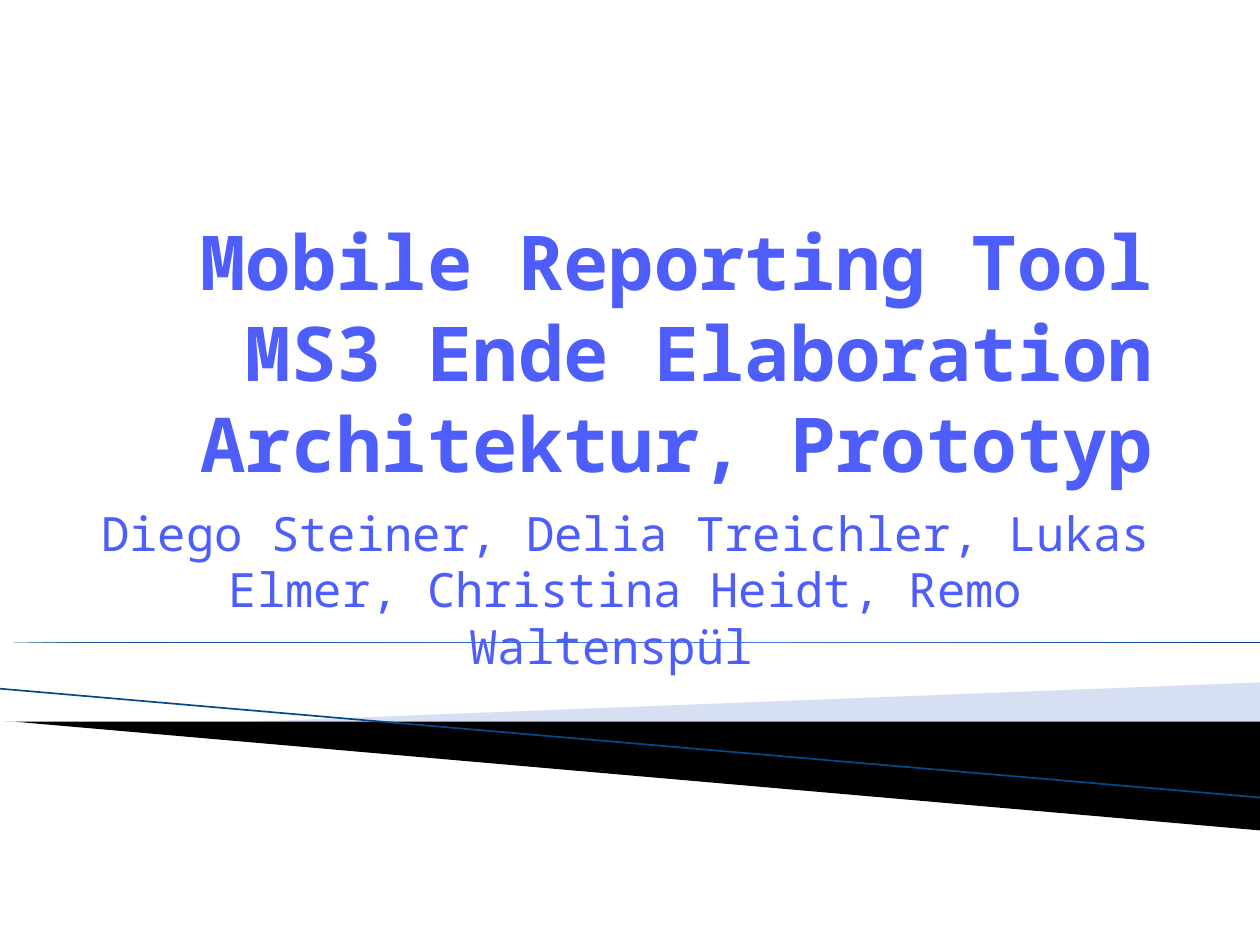
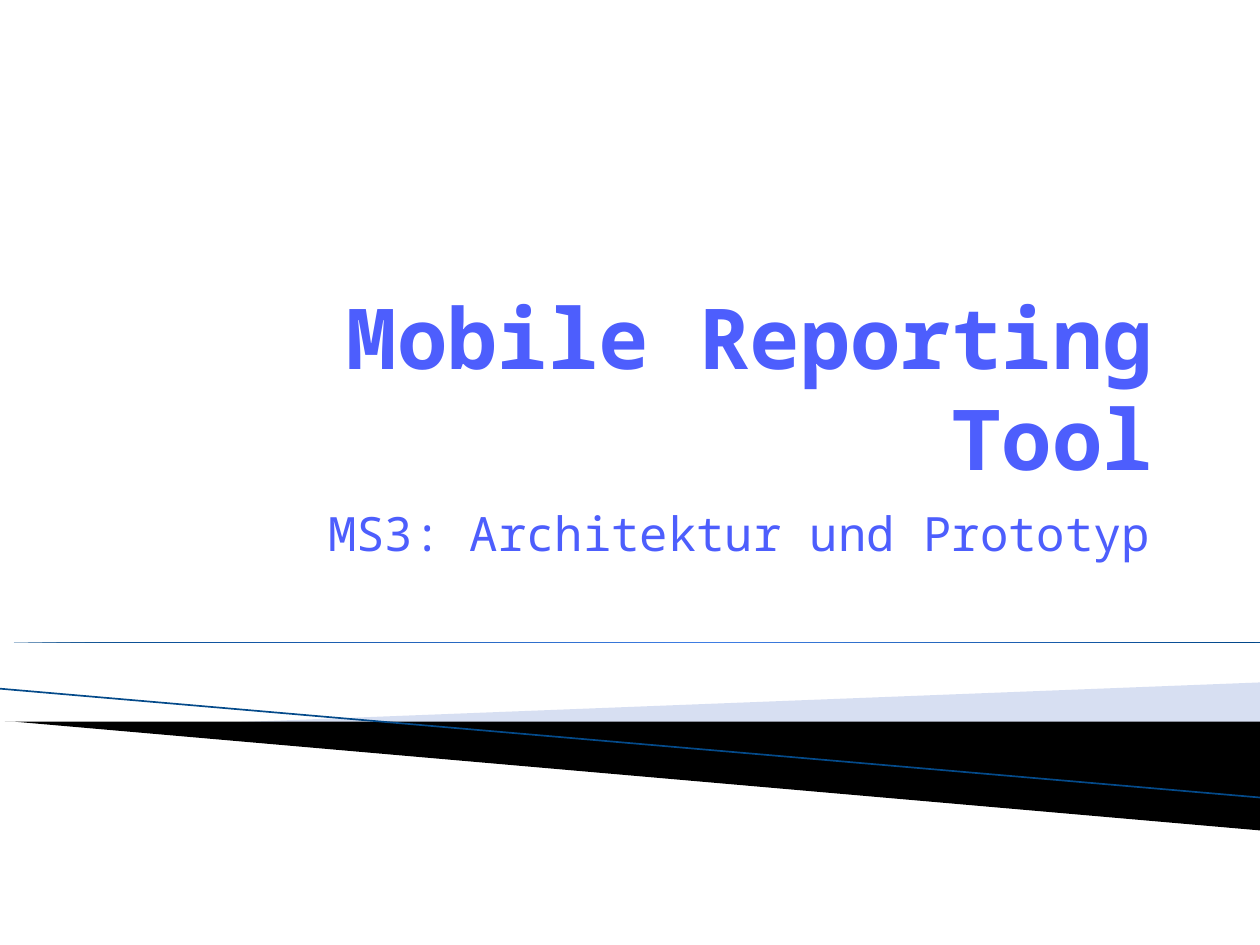
Before and after one commit to lukaselmer/hsr-mrt-software-engineering-2-project, a slide deck: slide 1 of doc/05_Design/praesentation.pptx. Drawn at 1260x945 pixels with LibreOffice and Linux fonts; fonts in the diff are those of the drawing; background and template pictures are left out. Boxes give left, top, right and bottom in pixels: in the first picture for what was removed or moved away, otherwise in the second. Text is boxed around its words. In the diff, an @@ line names an element or a change of style, - is before the commit and + after.

```diff
--- a/doc/05_Design/praesentation.pptx
+++ b/doc/05_Design/praesentation.pptx
@@ title at [347,304,1153,471]: text changed; size 43.2 to 48 pt @@
-Mobile Reporting Tool
-MS3 Ende Elaboration
-Architektur, Prototyp
+Mobile Reporting Tool
@@ subtitle at [328,515,1150,563]: text changed @@
-Diego Steiner, Delia Treichler, Lukas Elmer, Christina Heidt, Remo Waltenspül
+MS3: Architektur und Prototyp
```
Also in this commit, not shown: 5 other slides changed, 4 slides added, 3 slides removed, 2 other files.
